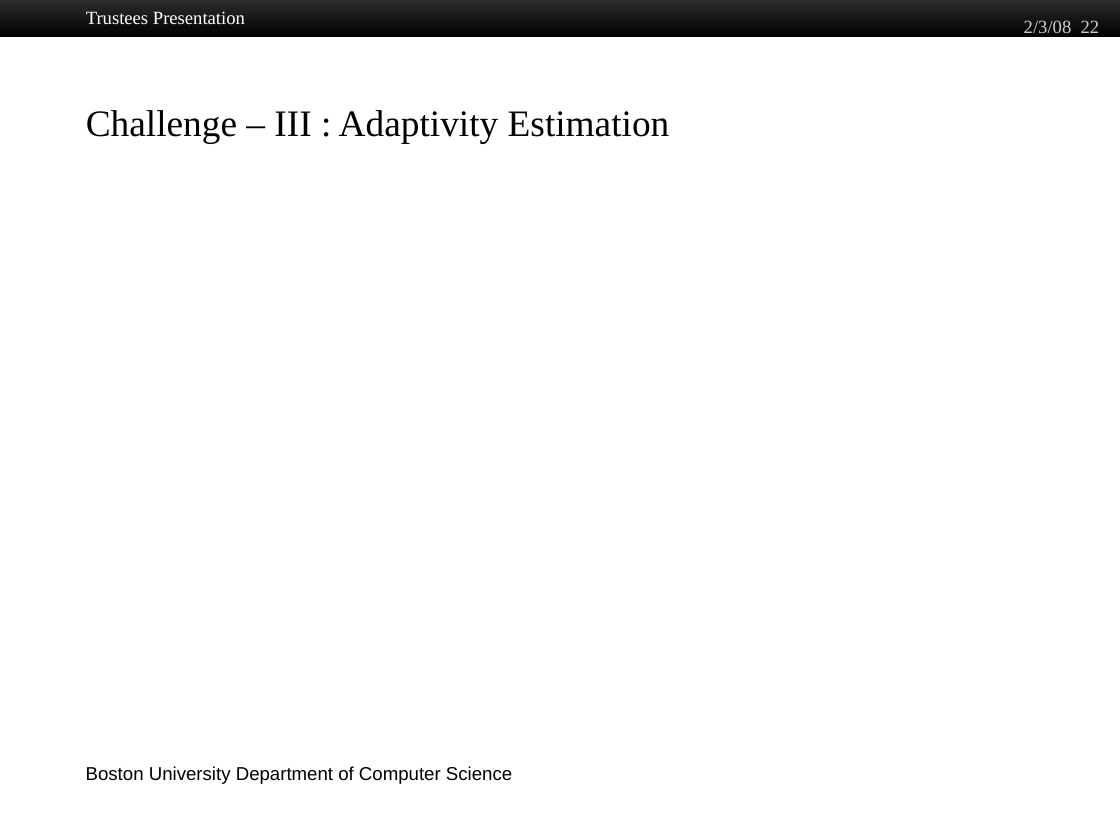
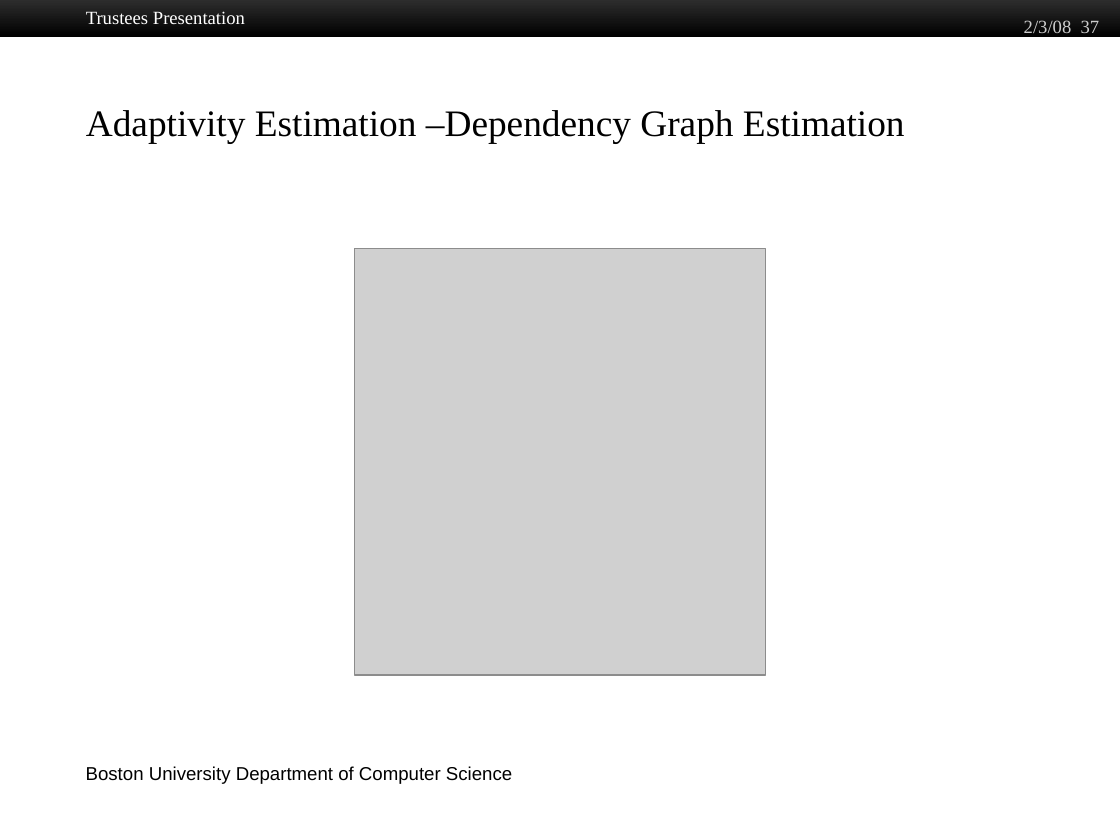
Before and after one commit to jiawenliu/PhD, a slide deck: slide 37 of CS/Prospectus/Slides/Jiawen Liu.pptx (slide 22 before the commit). Drawn at 1120x840 pixels with LibreOffice and Linux fonts; fonts in the diff are those of the drawing; grey boxes stand for pictures; background and template pictures are left out. Boxes give left, top, right and bottom in pixels: in the first picture for what was removed or moved away, otherwise in the second. Text is boxed around its words. In the diff, an @@ line names an element or a change of style, - is before the commit and + after.

Commit message:
slides and graphs

```diff
--- a/CS/Prospectus/Slides/Jiawen Liu.pptx
+++ b/CS/Prospectus/Slides/Jiawen Liu.pptx
@@ text at bbox=[1024, 20, 1100, 38]: text changed @@
-2/3/08 22
+2/3/08 37
@@ title at bbox=[86, 110, 905, 143]: text changed @@
-Challenge – III : Adaptivity Estimation
+Adaptivity Estimation –Dependency Graph Estimation
@@ picture added at bbox=[355, 249, 766, 675] @@
```
Also in this commit, not shown: 17 other slides changed, 24 slides added, 4 slides removed, 37 other files.
